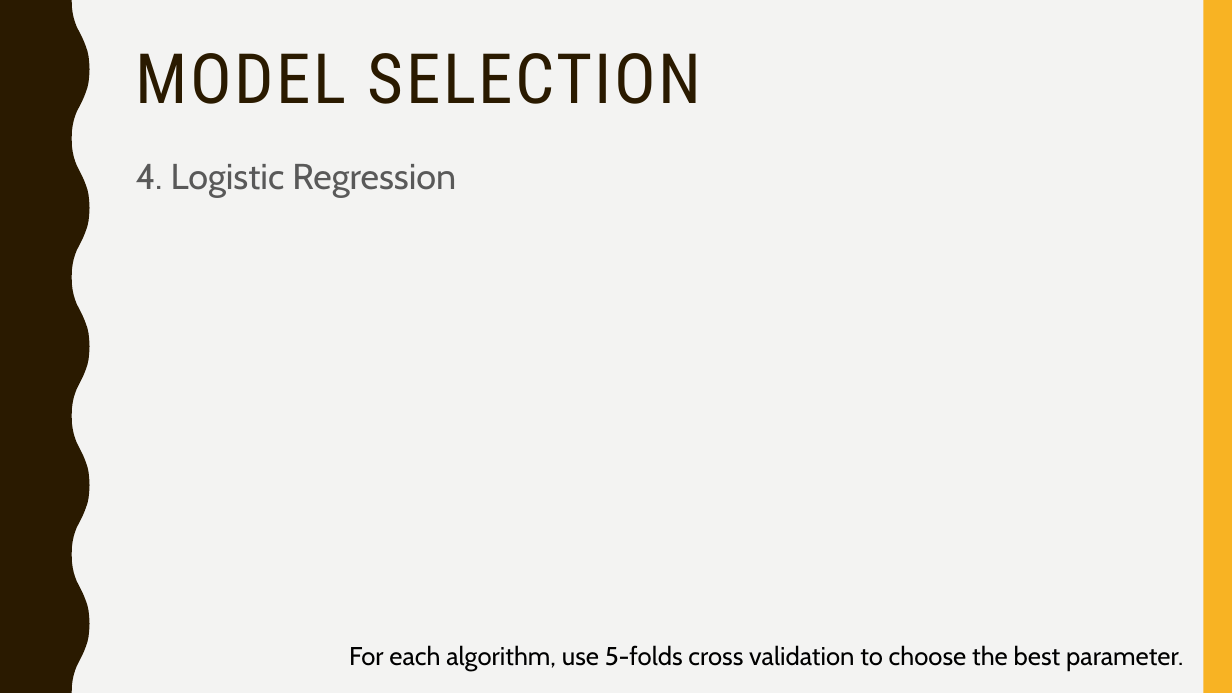
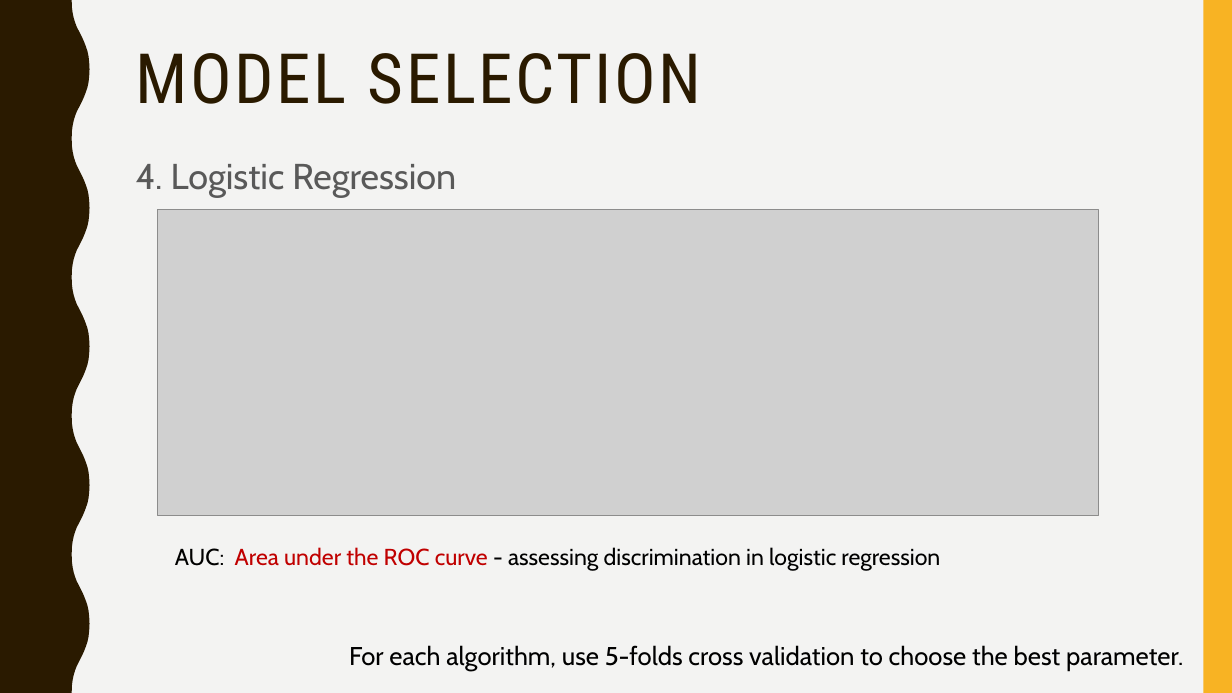
Before and after one commit to TZstatsADS/Spring2018-Project5-grp8, a slide deck: slide 8 of doc/presentation.pptx. Drawn at 1232x693 pixels with LibreOffice and Linux fonts; fonts in the diff are those of the drawing; grey boxes stand for pictures. Boxes give left, top, right and bottom in pixels: in the first picture for what was removed or moved away, otherwise in the second. Text is boxed around its words. In the diff, an @@ line names an element or a change of style, - is before the commit and + after.

```diff
--- a/doc/presentation.pptx
+++ b/doc/presentation.pptx
@@ picture added at box(157, 209, 1098, 515) @@
@@ text added at box(175, 547, 940, 571), 18 pt, text #000000 @@
+AUC: Area under the ROC curve - assessing discrimination in logistic regression
```
Also in this commit, not shown: 3 other slides changed, 3 slides added.
